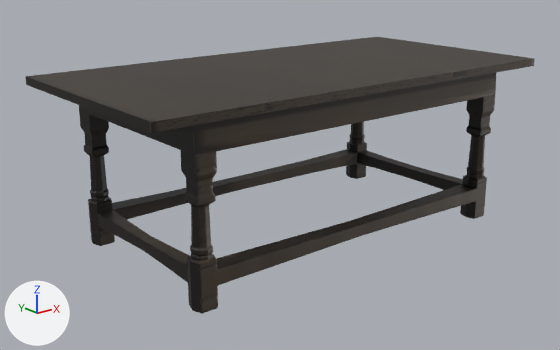
Renders of the FBX model Assets/Models/Bababoey/oldtable.fbx from each side of a commit.
Both versions are drawn from a 50 mm camera at (-1.729, -2.067, 0.856) aimed at (-0.062, 0.016, 0.022). The axes (+X, +Y, +Z) are drawn at lower left. The lights are the same throughout.

Objects in the first picture: 'oldtablefbx'.
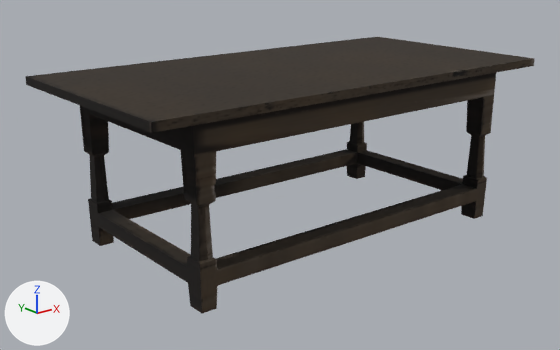
What differs and where, as boxes [x1, y1, x2, y2] in the pictures (560 x 350 px):
'oldtablefbx', surface changed, reshaped
    before: [25, 37, 535, 314]
    after: [25, 37, 535, 313]
part 1 of me_cube_011, deleted (black)
    before: [79, 73, 496, 314]
part 2 of me_cube_011, surface changed
    both: [27, 37, 535, 207]

The change, as a diff of the scene's bpy script:
```diff
--- a/Assets/Models/Bababoey/oldtable.fbx.py
+++ b/Assets/Models/Bababoey/oldtable.fbx.py
@@ img_oldtable_003_png @@
+img_oldtable_003_png = load_image('oldtable.003.png', '_unpacked/oldtable.003.png', 512, 512, 'sRGB')
@@ mat_low_table @@
 mat_low_table = principled_material('LOW TABLE')
-mat_low_table.texture = img_oldtable_png
+mat_low_table.texture = img_oldtable_003_png
+mat_low_table.roughness = 1.0
@@ me_cube_011 @@
 # used by ob_oldtablefbx; location = (0.0, 0.0, 0.0)
-me_cube_011.from_pydata(...)  # 572 vertices, 566 faces; spans x -0.81..0.81, y -0.41..0.41, z -0.19..0.41
+me_cube_011.from_pydata(...)  # 148 vertices, 104 faces; spans x -0.81..0.81, y -0.41..0.41, z -0.19..0.41
+# me_cube_011 part 1: 424 vertices removed from x -0.66..0.66, y -0.36..0.36, z -0.19..0.28
+# me_cube_011 part 2: 23 kept faces spanning x -0.81..0.81, y -0.41..0.41, z 0.13..0.41 get new texture (UV) coordinates
 me_cube_011.materials.append(mat_low_table)
```
